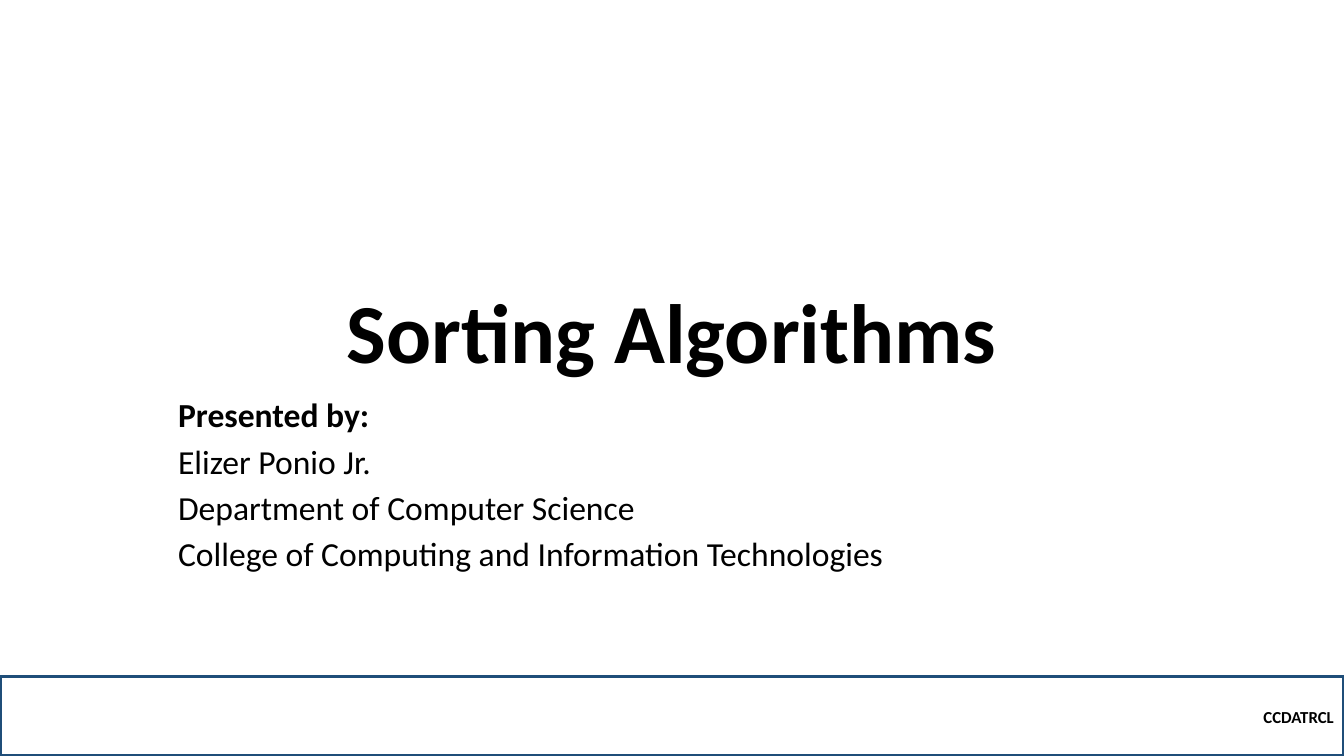
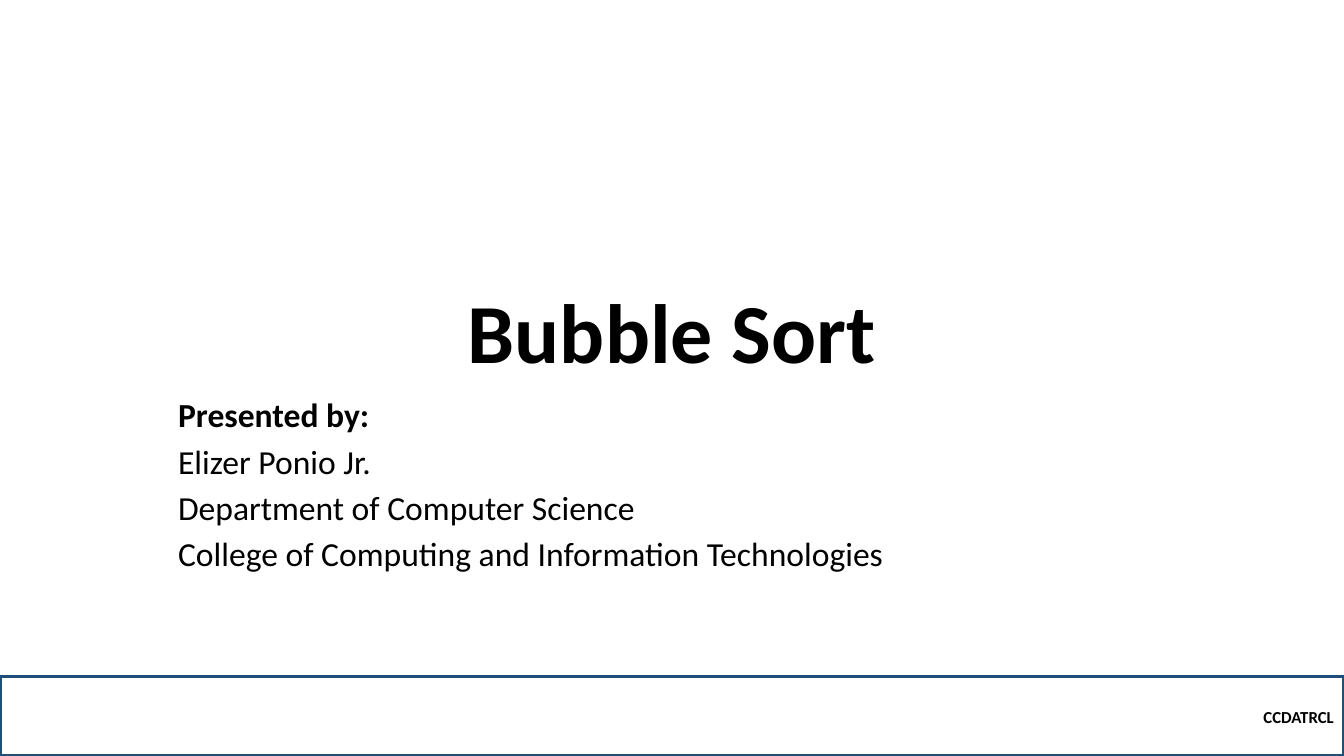
Before and after one commit to robitussin/CCDATRCL, a slide deck: slide 1 of 5 - Sorting Algorithms/Bubble Sort.pptx. Drawn at 1344x756 pixels with LibreOffice and Linux fonts; fonts in the diff are those of the drawing; background and template pictures are left out. Boxes give left, top, right and bottom in pixels: in the first picture for what was removed or moved away, otherwise in the second. Text is boxed around its words. In the diff, an @@ line names an element or a change of style, - is before the commit and + after.

Commit message:
Added Sorting Algorithms

```diff
--- a/5 - Sorting Algorithms/Bubble Sort.pptx
+++ b/5 - Sorting Algorithms/Bubble Sort.pptx
@@ title at [468, 304, 876, 364]: text changed @@
-Sorting Algorithms
+Bubble Sort
```
Also in this commit, not shown: 1 slide removed, 4 other files.
